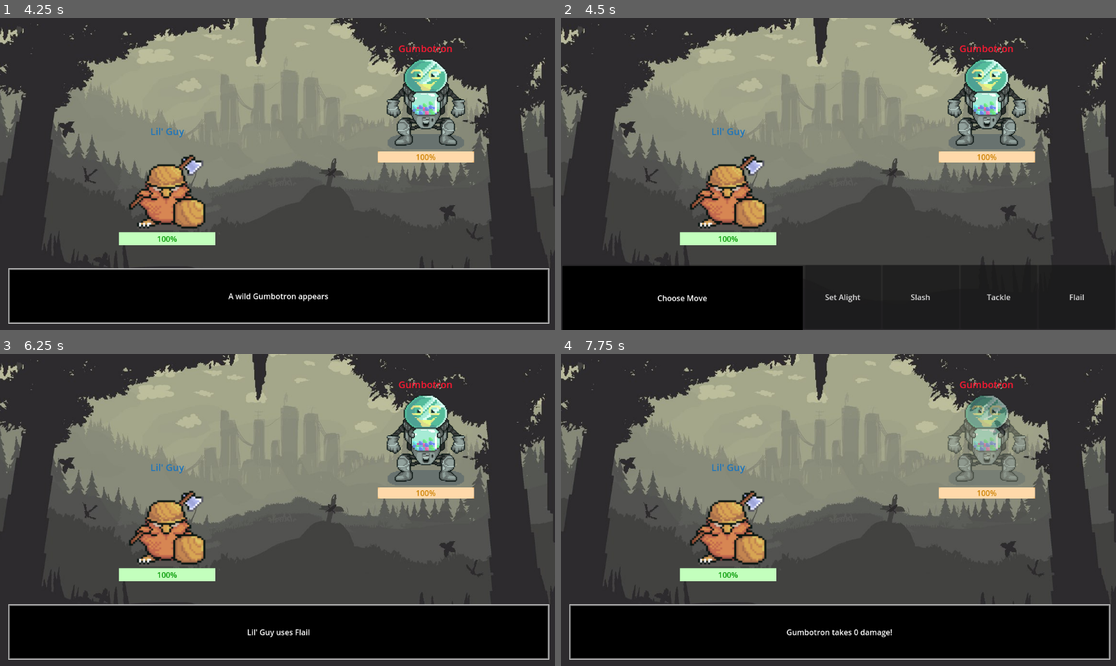
Above: before the commit, frames 1-4 (two rows, left to right).
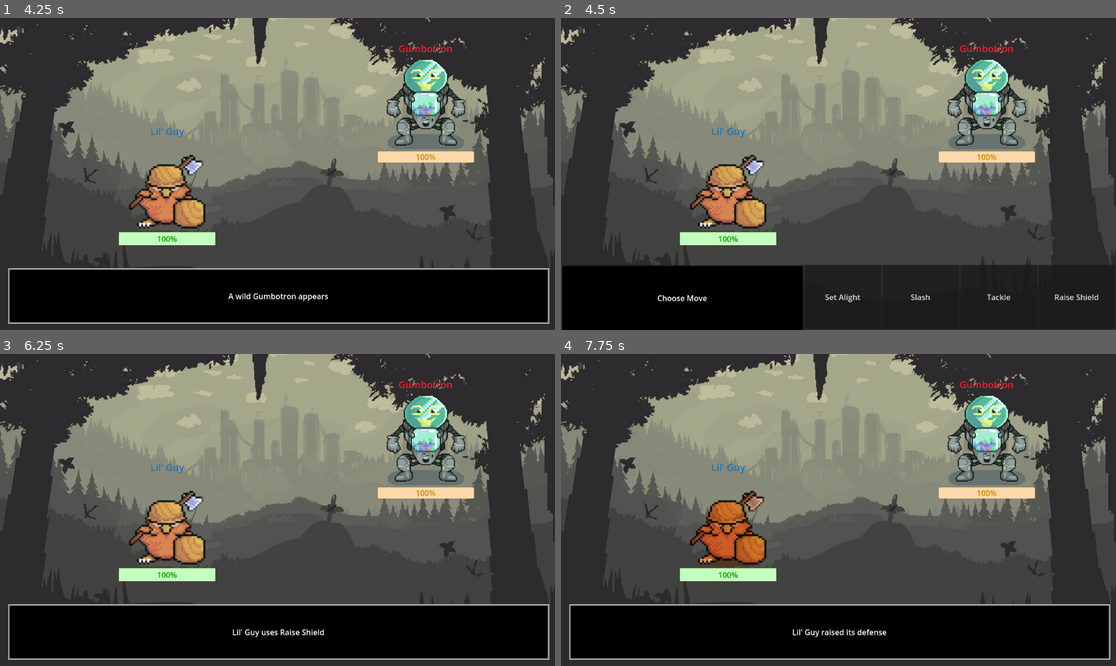
Above: after the commit, the same moments.

Repository: ajnaaa3/KTCE_RPGGame
Game: Godot game, scene res://scenes/menu.tscn
Two runs of this game, one before a commit and one after it. Both use one fixed random seed, a clock stepped at 60 frames per second and the inputs below.
Inputs (mouse positions are in pixels of both pictures, inside the frame that each line leads up to):
- Up to frame 1 (4.25 s): click "Start Game" at 0.5 s; click "Menu" at 1.25 s; move the mouse to (399, 158) at 2.02 s; click (399, 158) at 2.17 s; move the mouse to (166, 189) at 2.77 s; click (166, 189) at 2.92 s; click "Start Game" at 3.5 s
- Up to frame 2 (4.5 s): tap Enter (ui_accept) at 4.25 s; move the mouse to (894, 105) at 4.27 s; click (894, 105) at 4.42 s
- Up to frame 3 (6.25 s): click "Flail" (after the commit: "Raise Shield") at 5 s; tap Enter (ui_accept) at 5.75, 6.02 s; move the mouse to (249, 572) at 5.77 s; click (249, 572) at 5.92 s
- Up to frame 4 (7.75 s): tap Enter (ui_accept) at 6.5, 6.77, 7.52 s; move the mouse to (1005, 556) at 6.52 s; click (1005, 556) at 6.67 s; move the mouse to (672, 463) at 7.27 s; click (672, 463) at 7.42 s

Frame 1 is identical in both runs. In frame 2, less than 0.1% of the frame differs, in the area x 88-97%, y 88-91%; in frame 3, 0.2%; in frame 4, 3.6%, in the area x 23-84%, y 13-91%.

Commit message:
Status Moves
status moves implemented

Diff:
--- a/resources/Attacks/damageAttack.gd
+++ b/resources/Attacks/damageAttack.gd
@@ -1,12 +1,12 @@
 extends Attack
 
-func execute(attacker : Character, defender : Character, defender_anim : AnimationPlayer, defender_sound : AudioStreamPlayer, textbox : Panel, hpbar : ProgressBar):
+func execute(attacker : Character, defender : Character, attacker_anim : AnimationPlayer, defender_anim : AnimationPlayer, defender_sound : AudioStreamPlayer, textbox : Panel, hpbar : ProgressBar):
 	if randf() < self.accuracy:
 		var stab : float = TypeInteractions.get_stab(self.type, attacker.type)
 		var effective = TypeInteractions.get_effectiveness(self.type, defender.type)
 		var random: float = randf_range(0.8, 1.2)
-		var damage : int = round(max(0, ((self.power * float(attacker.attack) - float(defender.defense)) / 10) * effective * stab * random))
-		defender.set_current_hp(defender.current_hp - damage)
+		var damage : int = round(max(0, ((self.power * float(attacker.current_attack) - float(defender.current_defense)) / 10) * effective * stab * random))
+		defender.set_current_hp(max(0, defender.current_hp - damage))
 		set_health(hpbar, defender.current_hp)
 		defender_anim.play("damage")
 		if effective == 2.0:
--- /dev/null
+++ b/resources/Attacks/raise_shield.tres
@@ -0,0 +1,9 @@
+[gd_resource type="Resource" load_steps=2 format=3 uid="uid://crkqvjpurw0ed"]
+
+[ext_resource type="Script" uid="uid://b5gs48hi8nogp" path="res://resources/Attacks/statusMove_self.gd" id="1_wnvii"]
+
+[resource]
+script = ExtResource("1_wnvii")
+name = "Raise Shield"
+stat = 1
+mod = 1.5
--- /dev/null
+++ b/resources/Attacks/statusMove_self.gd
@@ -0,0 +1,35 @@
+extends Attack
+
+func execute(attacker : Character, defender : Character, attacker_anim : AnimationPlayer, defender_anim : AnimationPlayer, defender_sound : AudioStreamPlayer, textbox : Panel, hpbar : ProgressBar):
+	if self.mod > 1 :
+		match self.stat:
+			Stat.ATTACK:
+				attacker.set_current_attack(round(attacker.current_attack * self.mod))
+				display_text(textbox, "%s raised its attack" % attacker.name)
+			Stat.DEFENSE:
+				attacker.set_current_defense(round(attacker.current_defense * self.mod))
+				display_text(textbox, "%s raised its defense" % attacker.name)
+			Stat.SPEED:
+				attacker.set_current_speed(round(attacker.current_speed * self.mod))
+				display_text(textbox, "%s raised its speed" % attacker.name)
+		attacker_anim.play("buff")
+		defender_sound.stream = load("res://assets/sounds/Soundfx/stat_up.ogg")
+		defender_sound.play()
+
+	if self.mod < 1 :
+		match self.stat:
+			Stat.ATTACK:
+				attacker.set_current_attack(round(attacker.current_attack * self.mod))
+			Stat.DEFENSE:
+				attacker.set_current_defense(round(attacker.current_defense * self.mod))
+			Stat.SPEED:
+				attacker.set_current_speed(round(attacker.current_speed * self.mod))
+		attacker_anim.play("debuff")
+		defender_sound.stream = load("res://assets/sounds/Soundfx/stat_down.ogg")
+		defender_sound.play()
+		display_text(textbox, "%s lowered its %s" % [attacker.name, self.stat])
+
+
+func display_text(panel_node : Panel, text : String):
+	panel_node.show()
+	panel_node.get_node("Label").text = text
--- a/resources/Attacks/tackle.tres
+++ b/resources/Attacks/tackle.tres
@@ -6,4 +6,4 @@
 script = ExtResource("1_u5jap")
 name = "Tackle"
 power = 5
-type = 3
+type = 2
--- /dev/null
+++ b/resources/Attacks/wind_up.tres
@@ -0,0 +1,9 @@
+[gd_resource type="Resource" load_steps=2 format=3 uid="uid://dyohf0leo5dun"]
+
+[ext_resource type="Script" uid="uid://b5gs48hi8nogp" path="res://resources/Attacks/statusMove_self.gd" id="1_2ma52"]
+
+[resource]
+script = ExtResource("1_2ma52")
+name = "Wind Up"
+stat = 2
+mod = 1.25
--- a/resources/Characters/gumbotron.tres
+++ b/resources/Characters/gumbotron.tres
@@ -5,7 +5,7 @@
 [ext_resource type="Texture2D" uid="uid://dsvs00hbuq2yc" path="res://assets/images/Sprites/11.png" id="2_r6lb3"]
 [ext_resource type="Resource" uid="uid://d4i15l2bkgu55" path="res://resources/Attacks/setAlight.tres" id="3_bgh7o"]
 [ext_resource type="Resource" uid="uid://ld07w1l4ssgc" path="res://resources/Attacks/slash.tres" id="4_aji7k"]
-[ext_resource type="Resource" uid="uid://c5qyp7qkianqr" path="res://resources/Attacks/flail.tres" id="5_f1l3a"]
+[ext_resource type="Resource" uid="uid://dyohf0leo5dun" path="res://resources/Attacks/wind_up.tres" id="5_f1l3a"]
 [ext_resource type="Resource" uid="uid://bn4v3rdxt5r5m" path="res://resources/Attacks/tackle.tres" id="5_w304r"]
 
 [resource]
--- a/resources/Characters/lilGuy.tres
+++ b/resources/Characters/lilGuy.tres
@@ -5,7 +5,7 @@
 [ext_resource type="Texture2D" uid="uid://lju4uiedgigj" path="res://assets/images/Sprites/02.png" id="2_v2gc2"]
 [ext_resource type="Resource" uid="uid://d4i15l2bkgu55" path="res://resources/Attacks/setAlight.tres" id="3_wwean"]
 [ext_resource type="Resource" uid="uid://ld07w1l4ssgc" path="res://resources/Attacks/slash.tres" id="4_eawel"]
-[ext_resource type="Resource" uid="uid://c5qyp7qkianqr" path="res://resources/Attacks/flail.tres" id="5_110pa"]
+[ext_resource type="Resource" uid="uid://crkqvjpurw0ed" path="res://resources/Attacks/raise_shield.tres" id="5_110pa"]
 [ext_resource type="Resource" uid="uid://bn4v3rdxt5r5m" path="res://resources/Attacks/tackle.tres" id="5_aqmg4"]
 
 [resource]
--- a/resources/baseAttack.gd
+++ b/resources/baseAttack.gd
@@ -1,13 +1,13 @@
 extends Resource
 class_name  Attack
+enum Stat {ATTACK, DEFENSE, SPEED}
 
 @export var name : String = ""
-@export var status : bool = false
 @export var power : int = 10
 @export var accuracy : float = 1.0
-@export var stat : String = "attack"
+@export var stat : Stat = Stat.ATTACK
 @export var mod : float = 0.5
 @export var type : Type.Type = Type.Type.NONE
 
-func execute(attacker, defender, defender_anim : AnimationPlayer, defender_sound : AudioStreamPlayer, textbox : Panel, hpbar : ProgressBar):
+func execute(attacker, defender, attacker_anim : AnimationPlayer, defender_anim : AnimationPlayer, defender_sound : AudioStreamPlayer, textbox : Panel, hpbar : ProgressBar):
 	pass
--- a/resources/baseCharacter.gd
+++ b/resources/baseCharacter.gd
@@ -10,9 +10,23 @@
 @export var type : Type.Type = Type.Type.FIRE
 @export var moveset : Array[Attack] = []
 @export var current_hp: int = 35 : set = set_current_hp
-
+@export var current_attack: int = 5
+@export var current_defense: int = 2
+@export var current_speed: int = 3
 func _init():
 	current_hp = max_hp
+	current_attack = attack
+	current_defense = defense
+	current_speed = speed
 
 func set_current_hp(value: int):
 	current_hp = clamp(value, 0, max_hp)
+
+func set_current_attack(value: int):
+	current_attack = max(1, value)
+
+func set_current_defense(value: int):
+	current_defense = max(1, value)
+
+func set_current_speed(value: int):
+	current_speed = max(1, value)
--- a/scenes/battle.gd
+++ b/scenes/battle.gd
@@ -26,6 +26,12 @@
 func _ready() -> void:
 	player.set_current_hp(player.max_hp)
 	enemy.set_current_hp(enemy.max_hp)
+	player.set_current_attack(player.attack)
+	enemy.set_current_attack(enemy.attack)
+	player.set_current_defense(player.defense)
+	enemy.set_current_defense(enemy.defense)
+	player.set_current_speed(player.speed)
+	enemy.set_current_speed(enemy.speed)
 	set_health($PlayerContainer/PlayerHPBar, player.current_hp, player.max_hp)
 	set_health($EnemyContainer/EnemyHPBar, enemy.current_hp, enemy.max_hp)
 	$PlayerContainer/Sprite.texture = player.texture
@@ -77,53 +83,53 @@
 			transition_to(BattleState.RESOLVE_ATTACKS)
 
 		BattleState.RESOLVE_ATTACKS:
-			if (player.speed > enemy.speed):
+			if (player.current_speed > enemy.current_speed):
 				display_text($Textbox, "%s uses %s" % [player.name, player_attack.name])
 				await get_tree().create_timer(1.0).timeout
-				await player_attack.execute(player, enemy, enemy_anim, soundfx_player, $Textbox, %EnemyHPBar)
+				await player_attack.execute(player, enemy,player_anim, enemy_anim, soundfx_player, $Textbox, %EnemyHPBar)
 				await get_tree().create_timer(1.3).timeout
 				if battle_end() :
 					return
 				current_hpbar = %PlayerHPBar
 				display_text($Textbox, "%s uses %s" % [enemy.name, enemy_attack.name])
 				await get_tree().create_timer(1.0).timeout
-				await enemy_attack.execute(enemy, player, player_anim, soundfx_player, $Textbox, %PlayerHPBar)
+				await enemy_attack.execute(enemy, player, enemy_anim, player_anim, soundfx_player, $Textbox, %PlayerHPBar)
 				await get_tree().create_timer(1.3).timeout
 
-			elif (player.speed < enemy.speed):
+			elif (player.current_speed < enemy.current_speed):
 				display_text($Textbox, "%s uses %s" % [enemy.name, enemy_attack.name])
 				await get_tree().create_timer(1.0).timeout
-				await enemy_attack.execute(enemy, player, player_anim, soundfx_player, $Textbox, %PlayerHPBar)
+				await enemy_attack.execute(enemy, player, enemy_anim, player_anim, soundfx_player, $Textbox, %PlayerHPBar)
 				await get_tree().create_timer(1.3).timeout
 				if battle_end() :
 					return
 				display_text($Textbox, "%s uses %s" % [player.name, player_attack.name])
 				await get_tree().create_timer(1.0).timeout
-				await player_attack.execute(player, enemy, enemy_anim, soundfx_player, $Textbox, %EnemyHPBar)
+				await player_attack.execute(player, enemy, player_anim, enemy_anim, soundfx_player, $Textbox, %EnemyHPBar)
 				await get_tree().create_timer(1.3).timeout
 
 			elif (rng.randi_range(0, 100) < 50):
 				display_text($Textbox, "%s uses %s" % [player.name, player_attack.name])
 				await get_tree().create_timer(1.0).timeout
-				await player_attack.execute(player, enemy, enemy_anim, soundfx_player, $Textbox, %EnemyHPBar)
+				await player_attack.execute(player, enemy, player_anim, enemy_anim, soundfx_player, $Textbox, %EnemyHPBar)
 				await get_tree().create_timer(1.3).timeout
 				if battle_end() :
 					return
 				display_text($Textbox, "%s uses %s" % [enemy.name, enemy_attack.name])
 				await get_tree().create_timer(1.0).timeout
-				await enemy_attack.execute(enemy, player, player_anim, soundfx_player, $Textbox, %PlayerHPBar)
+				await enemy_attack.execute(enemy, player, enemy_anim, player_anim, soundfx_player, $Textbox, %PlayerHPBar)
 				await get_tree().create_timer(1.3).timeout
 
 			else:
 				display_text($Textbox, "%s uses %s" % [enemy.name, enemy_attack.name])
 				await get_tree().create_timer(1.0).timeout
-				await enemy_attack.execute(enemy, player, player_anim, soundfx_player, $Textbox, %PlayerHPBar)
+				await enemy_attack.execute(enemy, player, enemy_anim, player_anim, soundfx_player, $Textbox, %PlayerHPBar)
 				await get_tree().create_timer(1.3).timeout
 				if battle_end() :
 					return
 				display_text($Textbox, "%s uses %s" % [player.name, player_attack.name])
 				await get_tree().create_timer(1.0).timeout
-				await player_attack.execute(player, enemy, enemy_anim, soundfx_player, $Textbox, %EnemyHPBar)
+				await player_attack.execute(player, enemy, player_anim, enemy_anim, soundfx_player, $Textbox, %EnemyHPBar)
 				await get_tree().create_timer(1.3).timeout
 
 			await get_tree().create_timer(1.0).timeout
@@ -134,6 +140,9 @@
 
 		BattleState.PLAYER_WIN:
 			enemy_anim.play("defeat")
+			soundfx_player.stream = load("res://assets/sounds/Soundfx/downed.wav")
+			soundfx_player.play()
+			await get_tree().create_timer(0.7).timeout
 			music_player.stop()
 			music_player.stream = load(victory_music)
 			music_player.play()
@@ -144,6 +153,9 @@
 
 		BattleState.PLAYER_LOSE:
 			player_anim.play("defeat")
+			soundfx_player.stream = load("res://assets/sounds/Soundfx/downed.wav")
+			soundfx_player.play()
+			await get_tree().create_timer(0.7).timeout
 			music_player.stop()
 			music_player.stream = load(defeat_music)
 			music_player.play()
--- a/scenes/battle.tscn
+++ b/scenes/battle.tscn
@@ -43,6 +43,21 @@
 "values": [Color(1, 1, 1, 1)]
 }
 
+[sub_resource type="Animation" id="Animation_66ngm"]
+resource_name = "buff"
+tracks/0/type = "value"
+tracks/0/imported = false
+tracks/0/enabled = true
+tracks/0/path = NodePath("Sprite:modulate")
+tracks/0/interp = 1
+tracks/0/loop_wrap = true
+tracks/0/keys = {
+"times": PackedFloat32Array(0, 0.100000024, 0.20071645, 0.30071646, 0.40176323, 0.5017632, 0.59913236, 0.6991324, 0.8001792, 0.9001792, 1),
+"transitions": PackedFloat32Array(1, 1, 1, 1, 1, 1, 1, 1, 1, 1, 1),
+"update": 0,
+"values": [Color(1, 1, 1, 1), Color(0.919838, 0.53207666, 0.17541918, 1), Color(1, 1, 1, 1), Color(0.919838, 0.53207666, 0.17541918, 1), Color(1, 1, 1, 1), Color(0.919838, 0.53207666, 0.17541918, 1), Color(1, 1, 1, 1), Color(0.919838, 0.53207666, 0.17541918, 1), Color(1, 1, 1, 1), Color(0.919838, 0.53207666, 0.17541918, 1), Color(1, 1, 1, 1)]
+}
+
 [sub_resource type="Animation" id="Animation_f4pi3"]
 resource_name = "damage"
 tracks/0/type = "value"
@@ -56,6 +71,21 @@
 "transitions": PackedFloat32Array(1, 1, 1, 1, 1, 1, 1, 1, 1, 1, 1, 1, 1, 1),
 "update": 0,
 "values": [Color(1, 1, 1, 1), Color(1, 1, 1, 0.27450982), Color(1, 1, 1, 1), Color(1, 1, 1, 0.27450982), Color(1, 1, 1, …(211 unchanged characters)…
+}
+
+[sub_resource type="Animation" id="Animation_03edq"]
+resource_name = "debuff"
+tracks/0/type = "value"
+tracks/0/imported = false
+tracks/0/enabled = true
+tracks/0/path = NodePath("Sprite:modulate")
+tracks/0/interp = 1
+tracks/0/loop_wrap = true
+tracks/0/keys = {
+"times": PackedFloat32Array(0, 0.100000024, 0.20071645, 0.30071646, 0.40176323, 0.5017632, 0.59913236, 0.6991324, 0.8001792, 0.9001792, 1),
+"transitions": PackedFloat32Array(1, 1, 1, 1, 1, 1, 1, 1, 1, 1, 1),
+"update": 0,
+"values": [Color(1, 1, 1, 1), Color(5.390644e-06, 0.69686675, 0.9599667, 1), Color(1, 1, 1, 1), Color(0, 0.69803923, 0.9607843, 1), Color(1, 1, 1, 1), Color(0, 0.69803923, 0.9607843, 1), Color(1, 1, 1, 1), Color(0, 0.69803923, 0.9607843, 1), Color(1, 1, 1, 1), Color(0, 0.69803923, 0.9607843, 1), Color(1, 1, 1, 1)]
 }
 
 [sub_resource type="Animation" id="Animation_v7i3o"]
@@ -88,7 +118,9 @@
 [sub_resource type="AnimationLibrary" id="AnimationLibrary_v7i3o"]
 _data = {
 &"RESET": SubResource("Animation_yahae"),
+&"buff": SubResource("Animation_66ngm"),
 &"damage": SubResource("Animation_f4pi3"),
+&"debuff": SubResource("Animation_03edq"),
 &"defeat": SubResource("Animation_v7i3o")
 }
 
Not shown, added: assets/sounds/Soundfx/downed.wav.import
Not shown, added: assets/sounds/Soundfx/stat_down.ogg.import
Not shown, added: assets/sounds/Soundfx/stat_up.ogg.import
Not shown, added: resources/Attacks/statusMove_self.gd.uid
Not shown: 1 places in scenes/battle.tscn that only renumber resources
Not shown, added: assets/sounds/Soundfx/downed.wav
Not shown, added: assets/sounds/Soundfx/stat_down.ogg
Not shown, added: assets/sounds/Soundfx/stat_up.ogg
